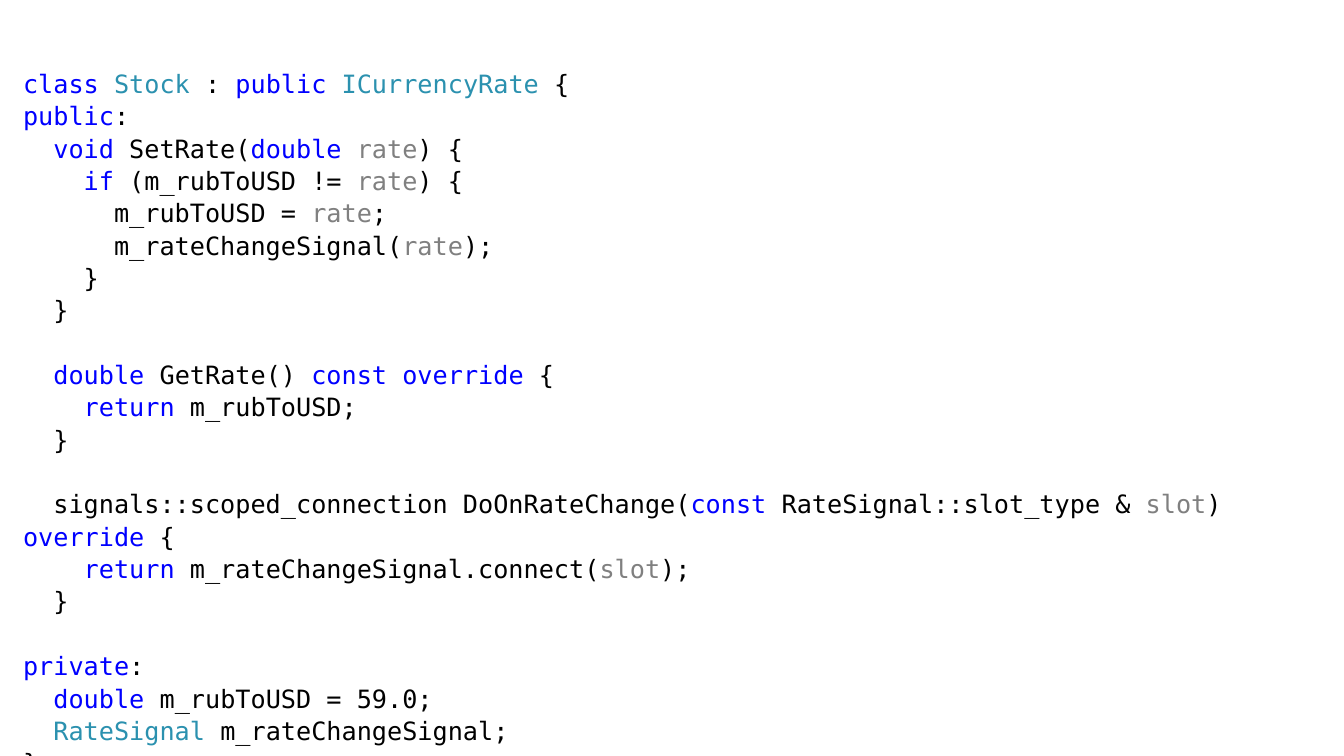
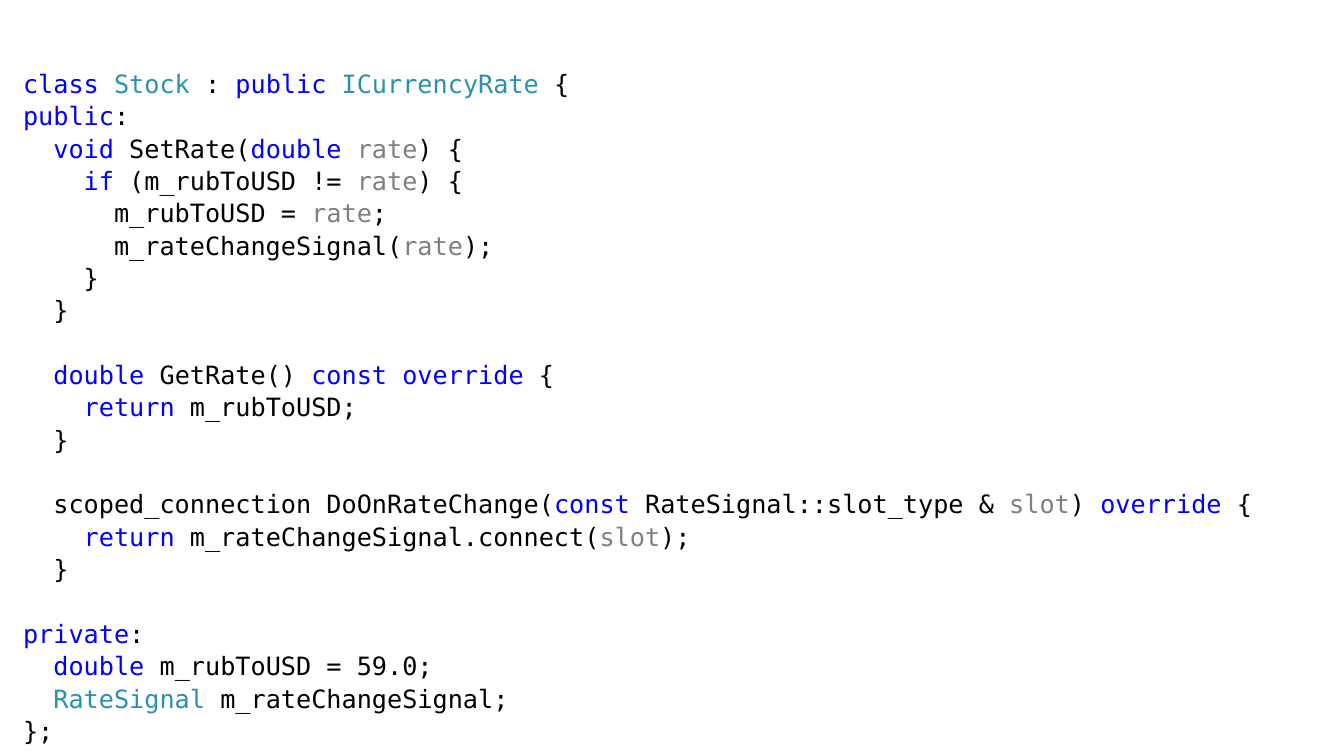
Before and after one commit to alexey-malov/ood, a slide deck: slide 48 of lectures/02.observer/observer.pptx (slide 46 before the commit). Drawn at 1344x756 pixels with LibreOffice and Linux fonts; fonts in the diff are those of the drawing. Boxes give left, top, right and bottom in pixels: in the first picture for what was removed or moved away, otherwise in the second. Text is boxed around its words. In the diff, an @@ line names an element or a change of style, - is before the commit and + after.

```diff
--- a/lectures/02.observer/observer.pptx
+++ b/lectures/02.observer/observer.pptx
@@ text at (53, 493, 1221, 519): text changed @@
-signals::scoped_connection DoOnRateChange(const RateSignal::slot_type & slot) override {
+scoped_connection DoOnRateChange(const RateSignal::slot_type & slot) override {
```
Also in this commit, not shown: 10 other slides changed, 2 slides added, 12 other files.
